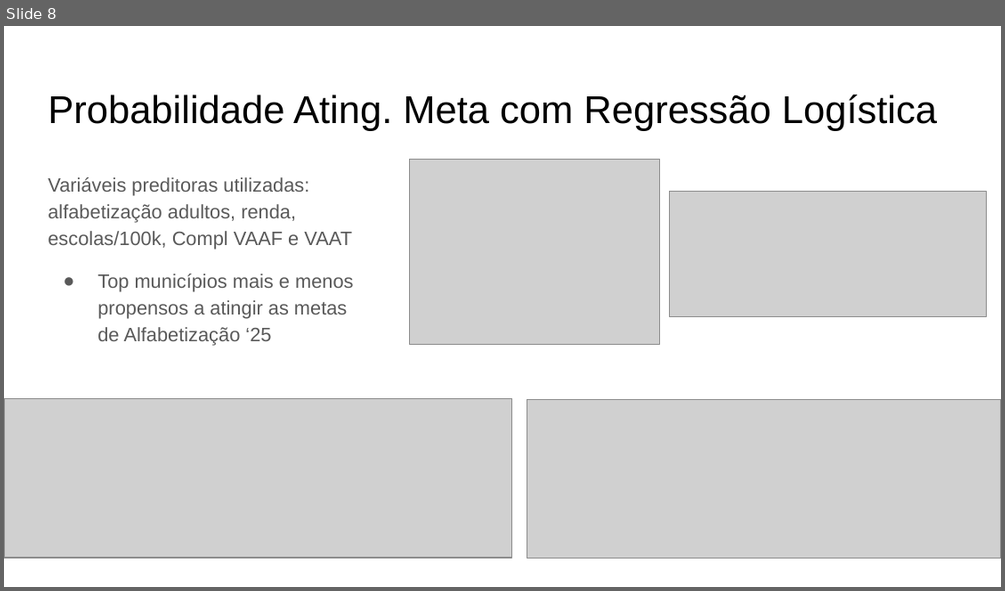
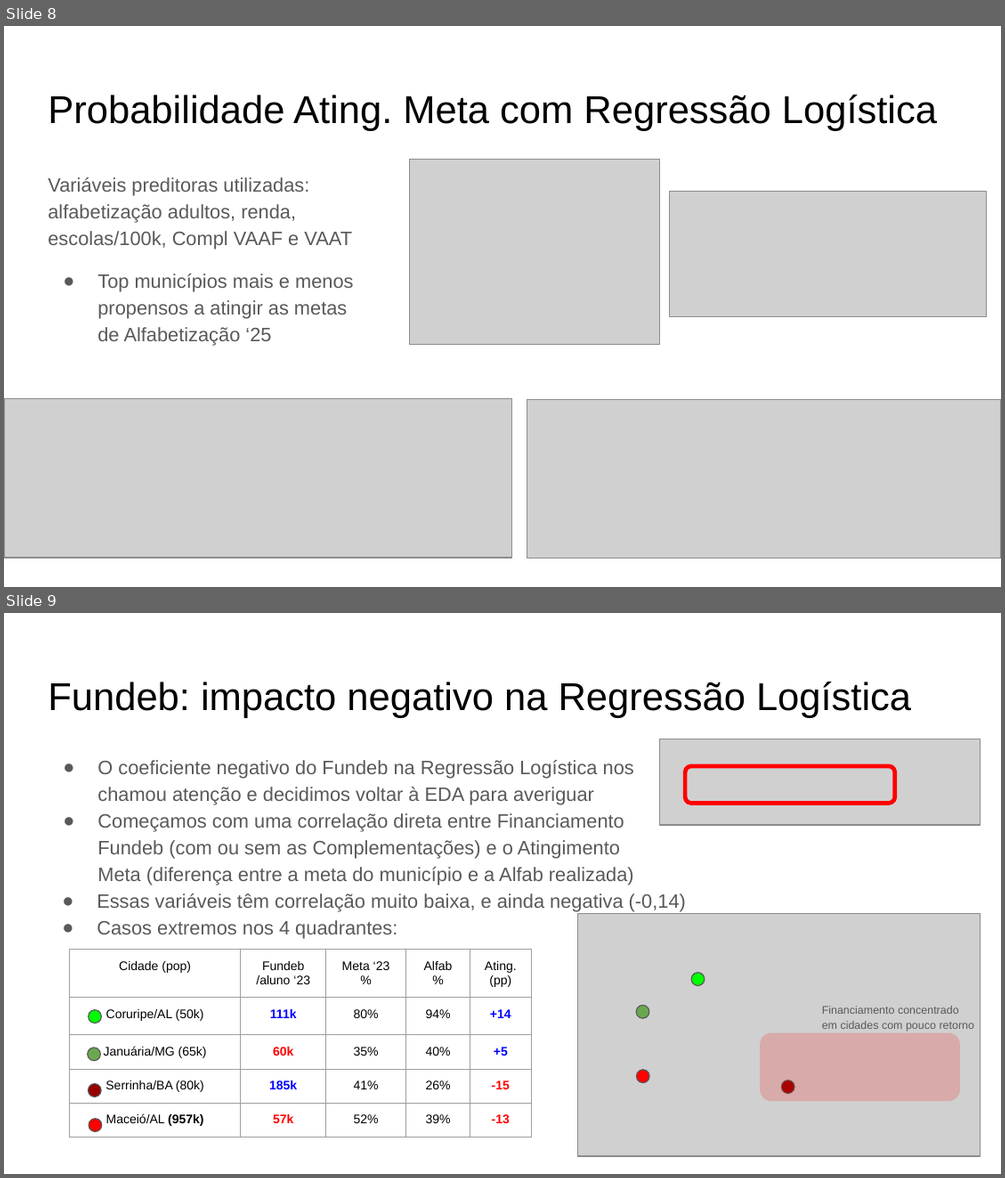
Before and after one commit to ricardo-sallin-pos/fase3-analfabetismo-inep-machinelearning, a slide deck: Analfabetismo - Fase 3 - Apresentação Gerencial.pptx. Shown one above the other, each under a label of ours: slide 8 before the commit, slides 8 and 9 after it. The pictures are 1005x591 and 1005x1178 pixels, drawn with LibreOffice and Linux fonts; fonts in the diff are those of the drawing; grey boxes stand for pictures. Boxes give left, top, right and bottom in pixels: in the first picture for what was removed or moved away, otherwise in the second. Text is boxed around its words. In the diff, an @@ line names an element or a change of style, - is before the commit and + after.

```diff
--- a/Analfabetismo - Fase 3 - Apresentação Gerencial.pptx
+++ b/Analfabetismo - Fase 3 - Apresentação Gerencial.pptx
@@ slide 9 added at [4,613,1001,1174], background #FFFFFF @@
@@ title added at [48,682,911,718], 28 pt, text #000000 @@
+Fundeb: impacto negativo na Regressão Logística
@@ picture added at [660,738,979,824] @@
@@ text added at [97,760,634,885], 14 pt, text #595959 @@
+● O coeficiente negativo do Fundeb na Regressão Logística nos chamou atenção e decidimos voltar à EDA para averiguar
+● Começamos com uma correlação direta entre Financiamento Fundeb (com ou sem as Complementações) e o Atingimento Meta (diferença entre a meta do município e a Alfab realizada)
@@ rounded rectangle added at [685,766,894,803], outline #FF0000 3 pt @@
@@ text added at [97,893,686,939], 14 pt, text #595959 @@
+● Essas variáveis têm correlação muito baixa, e ainda negativa (-0,14)
+● Casos extremos nos 4 quadrantes:
@@ picture added at [577,913,979,1155] @@
@@ table added at [69,949,529,1174], 5 rows, 5 columns @@
+Cidade (pop) | Fundeb /aluno ‘23 | Meta ‘23 % | Alfab / % | Ating. / (pp)
+Coruripe/AL (50k) | 111k | 80% | 94% | +14
+Januária/MG (65k) | 60k | 35% | 40% | +5
+Serrinha/BA (80k) | 185k | 41% | 26% | -15
+Maceió/AL (957k) | 57k | 52% | 39% | -13
@@ ellipse added at [691,972,704,985], fill #00FF00, outline #595959 0.75 pt @@
@@ ellipse added at [89,1010,102,1022], fill #00FF00, outline #595959 0.75 pt @@
@@ ellipse added at [636,1005,649,1018], fill #6AA84F, outline #595959 0.75 pt @@
@@ text added at [822,1005,975,1031], 8 pt, text #595959 @@
+Financiamento concentrado em cidades com pouco retorno
@@ rounded rectangle added at [760,1033,960,1101], fill #FF0000 at 18% opacity @@
@@ ellipse added at [88,1047,101,1061], fill #6AA84F, outline #595959 0.75 pt @@
@@ ellipse added at [88,1084,101,1096], fill #980000, outline #595959 0.75 pt @@
@@ ellipse added at [636,1070,649,1083], fill #FF0000, outline #595959 0.75 pt @@
@@ ellipse added at [782,1079,794,1093], fill #980000, outline #595959 0.75 pt @@
@@ ellipse added at [89,1119,102,1131], fill #FF0000, outline #595959 0.75 pt @@
```
Also in this commit, not shown: 1 other slide added, 1 other file.
